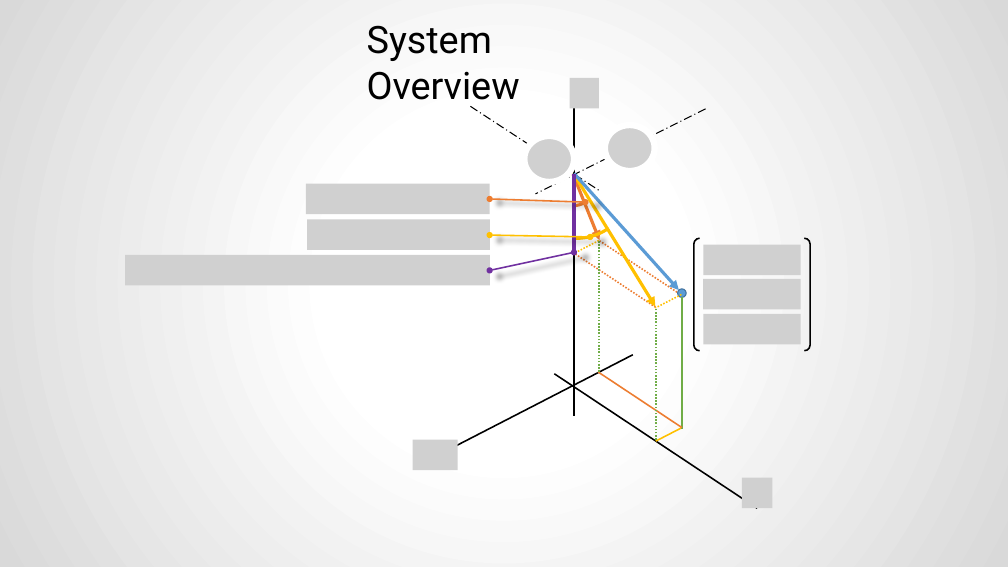
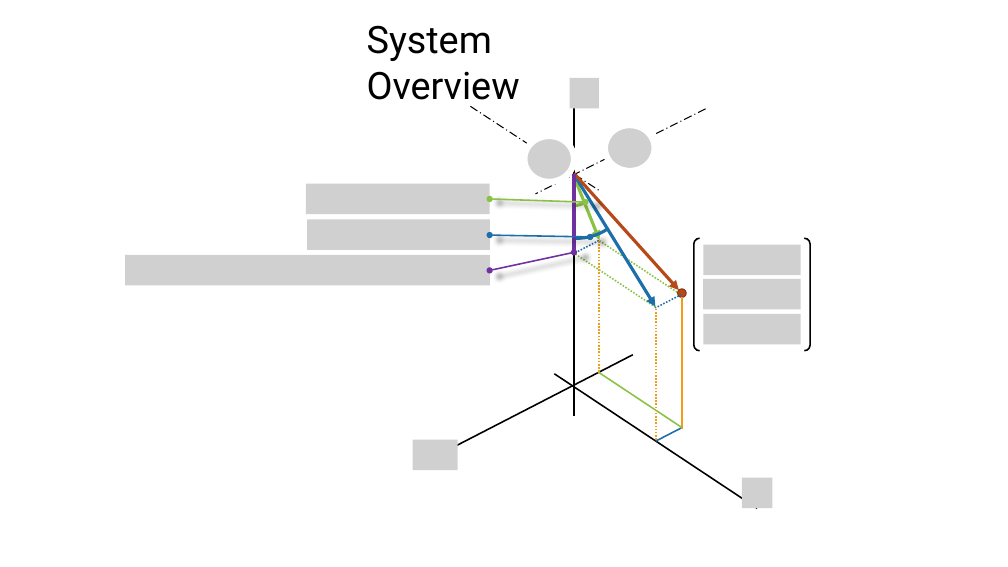
Before and after one commit to FSXAC/ELEC341, a slide deck: slide 3 of docs/report.pptx. Drawn at 1008x567 pixels with LibreOffice and Linux fonts; fonts in the diff are those of the drawing; grey boxes stand for pictures. Boxes give left, top, right and bottom in pixels: in the first picture for what was removed or moved away, otherwise in the second. Text is boxed around its words. In the diff, an @@ line names an element or a change of style, - is before the commit and + after.

```diff
--- a/docs/report.pptx
+++ b/docs/report.pptx
@@ background gradient #FFFFFF to #D9D9D9 to #FFFFFF @@
@@ arc (boxed as its full ellipse) at (521, 127, 632, 238): outline #FFC000 3 pt to #1D6FA9 3 pt @@
@@ arc (boxed as its full ellipse) at (546, 153, 599, 206): outline #ED7D31 3 pt to #8BC145 3 pt @@
@@ arrow (573, 173) - (600, 240): stroke #ED7D31 3 pt to #8BC145 3 pt @@
@@ arrow (574, 175) - (656, 307): stroke #FFC000 3 pt to #1D6FA9 3 pt @@
@@ arrow (574, 173) - (679, 290): stroke #5B9BD5 3 pt to #B74919 3 pt @@
@@ double arrow (490, 199) - (585, 202): stroke #ED7D31 1.5 pt to #8BC145 1.5 pt @@
@@ double arrow (490, 235) - (591, 237): stroke #FFC000 1.5 pt to #1D6FA9 1.5 pt @@
@@ line (573, 253) - (657, 309): stroke #ED7D31 1.5 pt dashed to #8BC145 1.5 pt dashed @@
@@ line (599, 240) - (573, 254): stroke #FFC000 1.5 pt dashed to #1D6FA9 1.5 pt dashed @@
@@ line (599, 372) - (599, 240): stroke #70AD47 1.5 pt dashed to #F19D19 1.5 pt dashed @@
@@ line (600, 240) - (684, 296): stroke #ED7D31 1.5 pt dashed to #8BC145 1.5 pt dashed @@
@@ line (681, 295) - (656, 308): stroke #FFC000 1.5 pt dashed to #1D6FA9 1.5 pt dashed @@
@@ ellipse at (678, 289, 686, 297): fill #5B9BD5 to #B74919; outline #43739E 1 pt to #873612 1 pt @@
@@ line (682, 430) - (682, 297): stroke #70AD47 1.5 pt to #F19D19 1.5 pt @@
@@ line (656, 440) - (656, 308): stroke #70AD47 1.5 pt dashed to #F19D19 1.5 pt dashed @@
@@ line (598, 372) - (682, 428): stroke #ED7D31 1.5 pt to #8BC145 1.5 pt @@
@@ line (682, 428) - (656, 441): stroke #FFC000 1.5 pt to #1D6FA9 1.5 pt @@
```
Also in this commit, not shown: 10 other slides changed, 2 other files.
